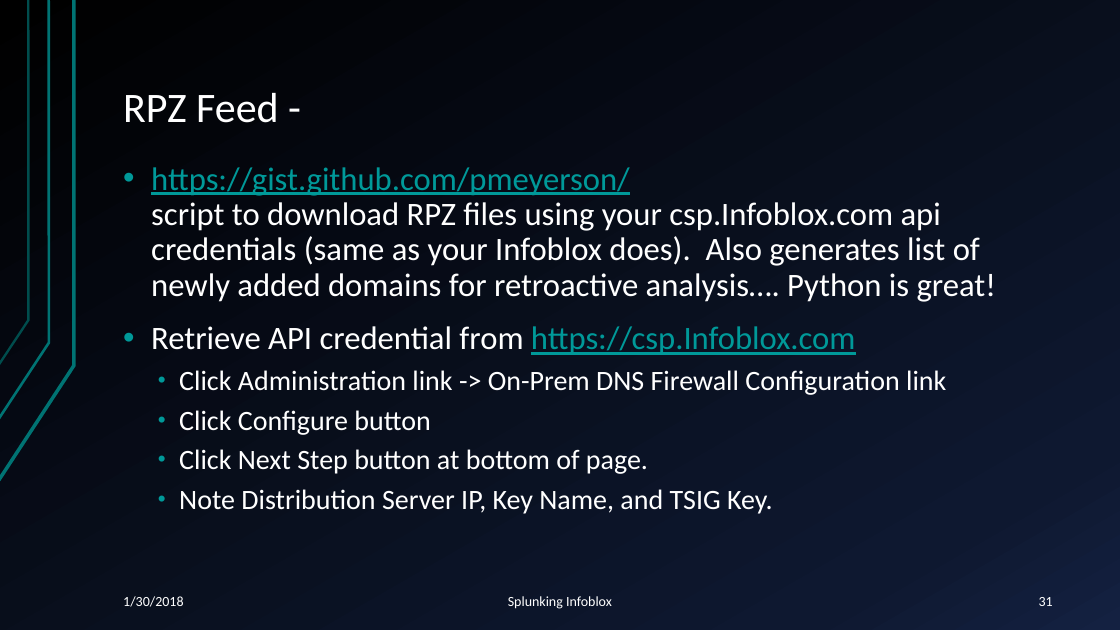
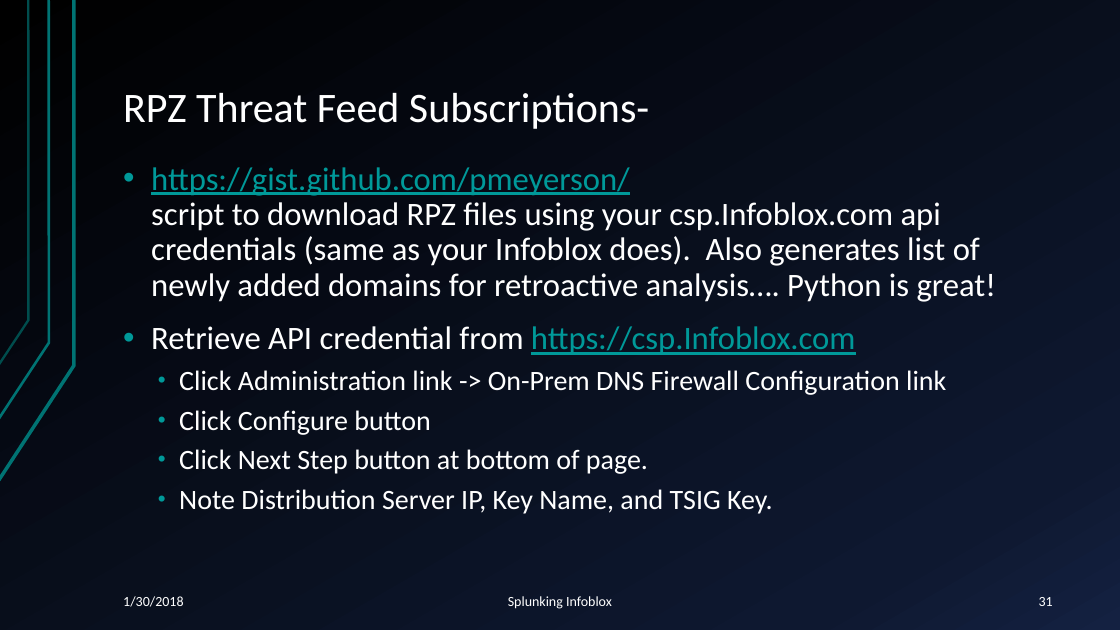
Before and after one commit to pmeyerson/splunk-infoblox-wapi, a slide deck: slide 31 of Splunking-Infoblox-IPAM-DNS-RPZ-Feeds.pptx. Drawn at 1120x630 pixels with LibreOffice and Linux fonts; fonts in the diff are those of the drawing. Boxes give left, top, right and bottom in pixels: in the first picture for what was removed or moved away, otherwise in the second. Text is boxed around its words. In the diff, an @@ line names an element or a change of style, - is before the commit and + after.

```diff
--- a/Splunking-Infoblox-IPAM-DNS-RPZ-Feeds.pptx
+++ b/Splunking-Infoblox-IPAM-DNS-RPZ-Feeds.pptx
@@ title at (123,93,649,129): text changed @@
-RPZ Feed -
+RPZ Threat Feed Subscriptions-
```
Also in this commit, not shown: 5 other slides changed, 1 slide removed.
